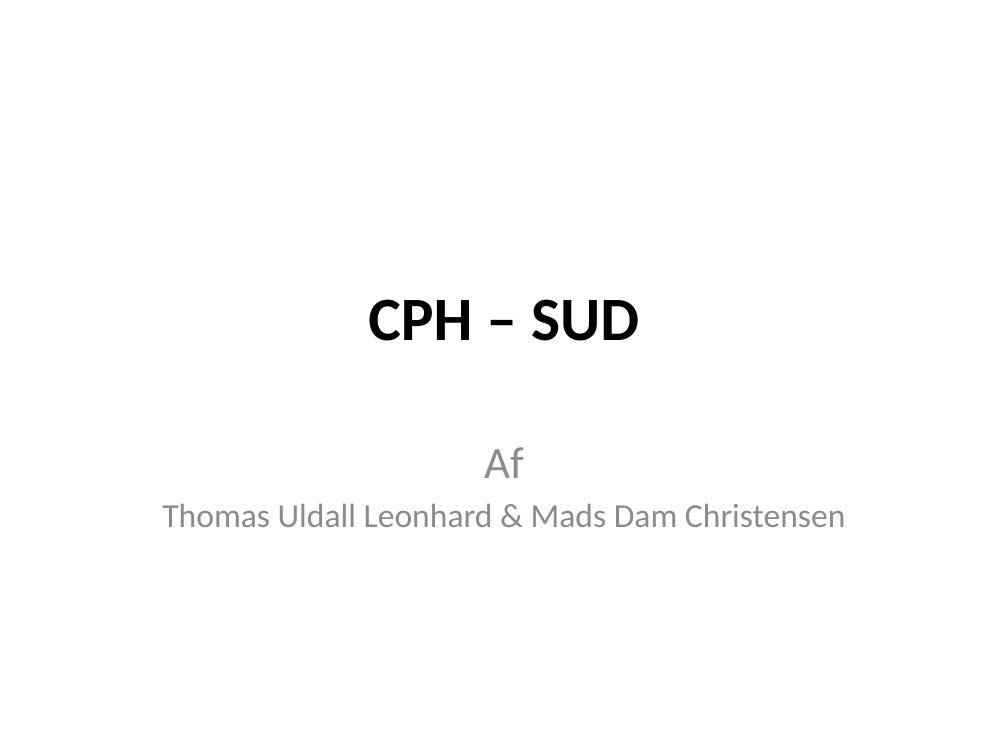
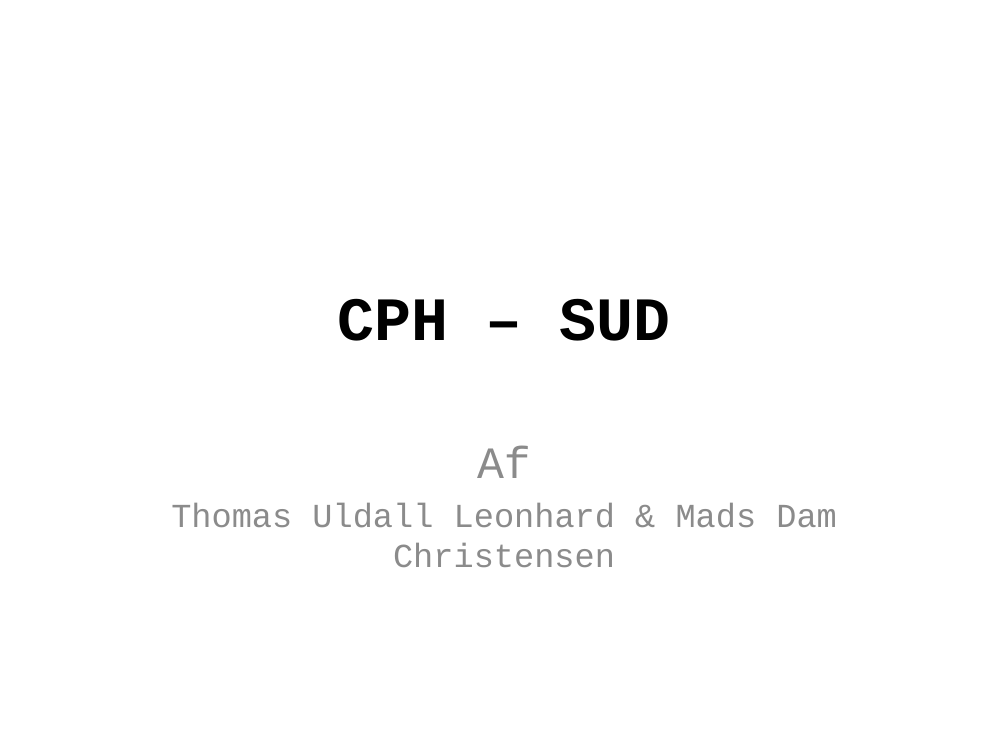
Before and after one commit to wazaap/mud, a slide deck: slide 1 of Præsentations guf.pptx. Drawn at 1008x756 pixels with LibreOffice and Linux fonts; fonts in the diff are those of the drawing. Boxes give left, top, right and bottom in pixels: in the first picture for what was removed or moved away, otherwise in the second. Text is boxed around its words. In the diff, an @@ line names an element or a change of style, - is before the commit and + after.

```diff
--- a/Præsentations guf.pptx
+++ b/Præsentations guf.pptx
@@ title "CPH – SUD" at box(337, 298, 670, 341): font Calibri to Courier New @@
@@ subtitle "Af" at box(171, 446, 837, 567): font Calibri to Courier New @@
```
Also in this commit, not shown: 3 other slides changed, 11 slides added.
